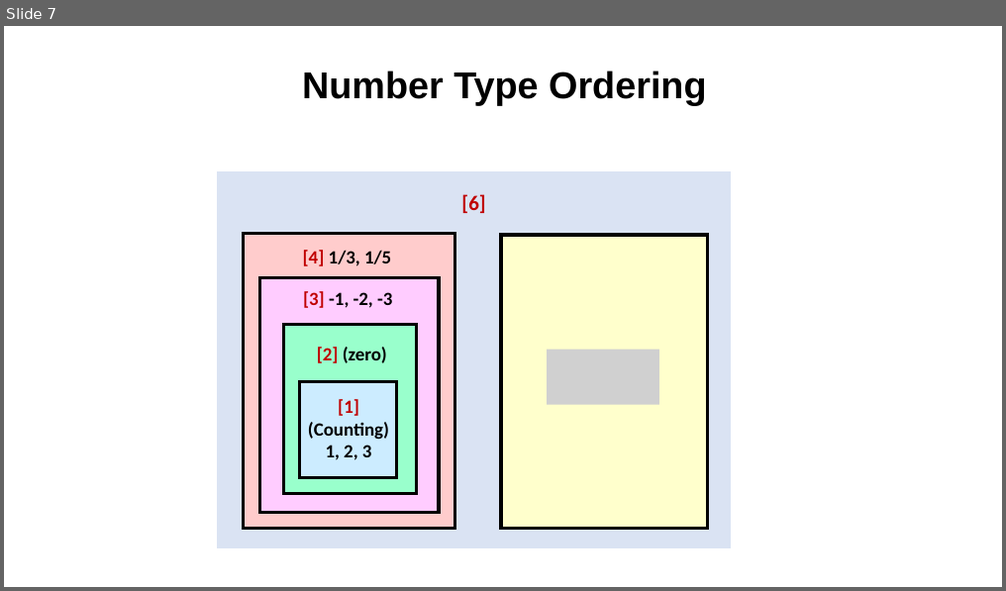
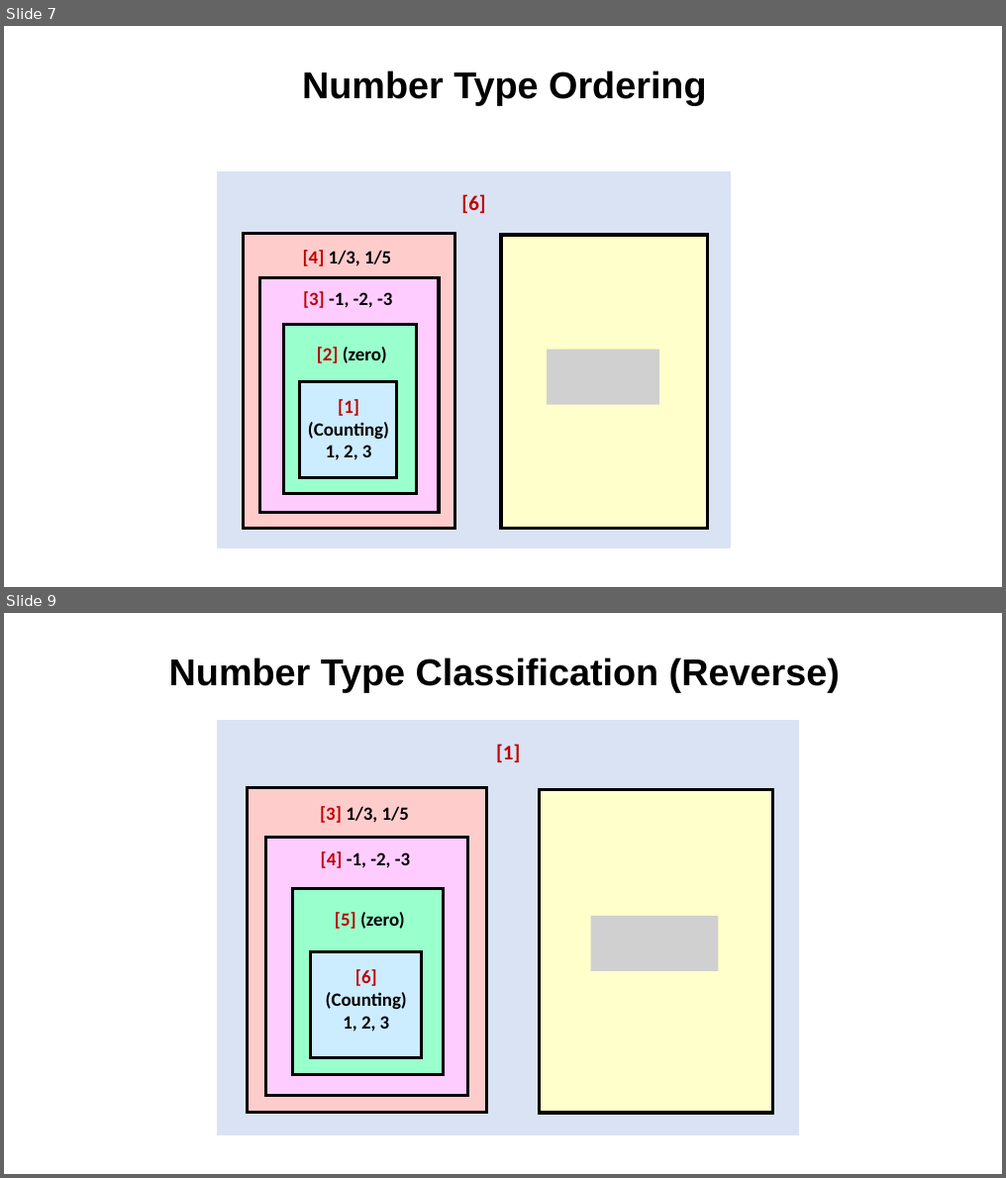
Before and after one commit to valdas1966/myq, a slide deck: Images/Mathematics/Numbers/For Pictures.pptx. Shown one above the other, each under a label of ours: slide 7 before the commit, slides 7 and 9 after it; the slides between them are not shown. The pictures are 1006x591 and 1006x1178 pixels, drawn with LibreOffice and Linux fonts; fonts in the diff are those of the drawing; grey boxes stand for pictures. Boxes give left, top, right and bottom in pixels: in the first picture for what was removed or moved away, otherwise in the second. Text is boxed around its words. In the diff, an @@ line names an element or a change of style, - is before the commit and + after.

```diff
--- a/Images/Mathematics/Numbers/For Pictures.pptx
+++ b/Images/Mathematics/Numbers/For Pictures.pptx
@@ slide 9 added at box(4, 613, 1002, 1174), background #FFFFFF @@
@@ text added at box(169, 658, 840, 692), 36 pt, text #000000, bold @@
+Number Type Classification (Reverse)
@@ group added at box(217, 719, 801, 1137): 6 rectangles, 5 texts, 1 picture @@
+[5] (zero)
+[4] -1, -2, -3
+[3] 1/3, 1/5
+[6]
+(Counting)
+1, 2, 3
+[1]
```
Also in this commit, not shown: 1 slide changed, 59 other files.
